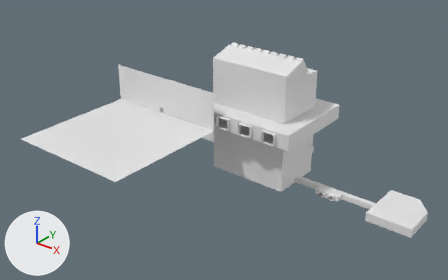
Renders of the FBX model Assets/Meshes/berghain-dream.fbx from each side of a commit.
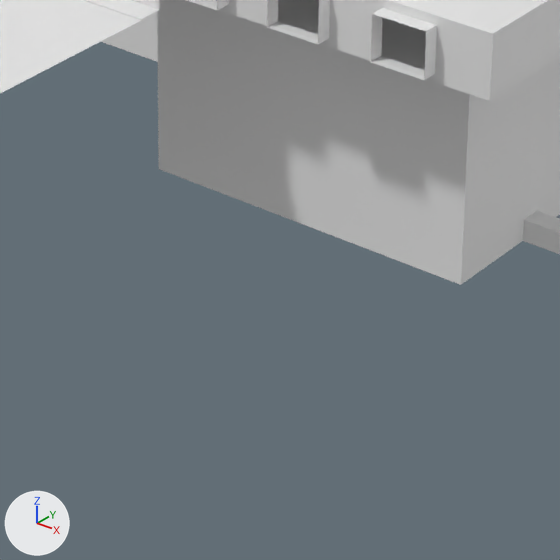
Each version is shown whole from a 50 mm lens placed at (298.1, -430.5, 283.1), pointed at (-27.4, -23.7, 30.9), then close up on the part from 40% to 68% of the width and 46% to 90% of the height. Every picture has the same lights, and +X, +Y and +Z are marked at lower left.

Objects in the first close-up: 'base.001', 'hall', 'outsideGroundStreet', 'outsideSidewalk', 'weirdroom'.
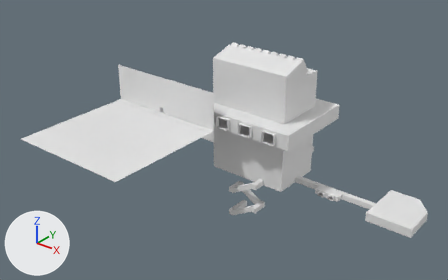
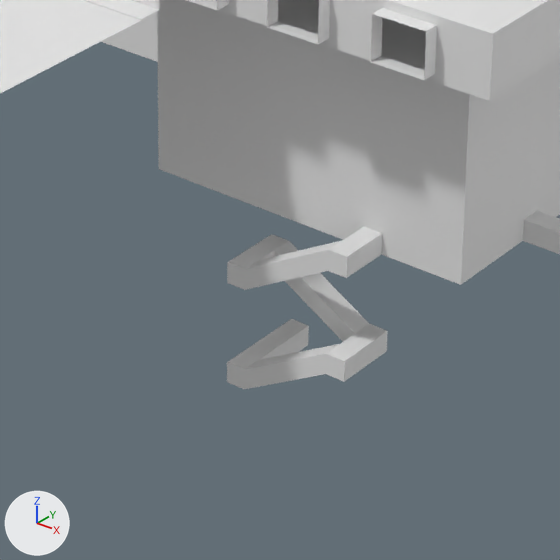
What changed in the scene script:
```text
Change me_cube_030:
    used by ob_base_001; location = (0.0, 0.0, 0.0)
    remove me_cube_030.from_pydata(...)  # 656 vertices, 624 faces; spans x -55.2..54.1, y -45.6..45.6, z 0.0..116.7
    add me_cube_030.from_pydata(...)  # 760 vertices, 728 faces; spans x -55.2..54.1, y -45.6..45.6, z -36.4..116.7
    me_cube_030 part 1
    3 faces are deleted
    6 vertices are added at (-6.0, -37.0, -32.3), (-10.6, -37.0, -32.3), (-10.6, -32.1, -32.3), (-10.6, -14.5, -32.3), (-10.6, -32.1, -35.6), (-10.6, -14.5, -35.6)
    8 new vertices lie (0.0, -7.1, 0.0) away from vertices in x 15.0..19.6, y -25.0, z 0.0..4.9
    6 new vertices lie (0.0, -4.9, 0.0) away from vertices in x 15.0..19.6, y -32.1, z 0.0..4.9
    5 new vertices lie (-21.0, 0.0, -12.2) away from vertices in x 15.0, y -37.0..-32.1, z 0.0..4.9
    6 new vertices lie (-4.6, 0.0, 0.0) away from vertices in x -6.0..19.6, y -37.0..-32.1, z -12.2..4.1
    5 new vertices lie (0.0, 5.1, 0.0) away from vertices in x -10.6..-6.0, y -32.1, z -12.2..-7.3
    6 new vertices lie (0.0, 0.0, -0.7) away from vertices in x -10.6..-6.0, y -37.0..-27.0, z -7.3
    5 new vertices lie (0.0, 5.0, 0.0) away from vertices in x -10.6..-6.0, y -27.0, z -12.2..-7.3
    6 new vertices lie (0.0, 0.0, 0.8) away from vertices in x -10.6..-6.0, y -37.0..-22.0, z -12.2
    6 new vertices lie (21.0, 0.0, -12.1) away from vertices in x -6.0, y -27.0..-22.0, z -12.2..-7.3
    6 new vertices lie (4.6, 0.0, 0.0) away from vertices in x -10.6..15.0, y -27.0..-22.0, z -24.3..-8.0
    5 new vertices lie (0.0, -5.1, 0.0) away from vertices in x 15.0..19.6, y -27.0, z -24.3..-19.4
    6 new vertices lie (0.0, 0.0, -0.8) away from vertices in x 15.0..19.6, y -32.1..-22.0, z -19.4
    5 new vertices lie (0.0, -4.9, 0.0) away from vertices in x 15.0..19.6, y -32.1, z -24.3..-19.4
    6 new vertices lie (-21.0, 0.0, -12.1) away from vertices in x 15.0, y -37.0..-32.1, z -24.3..-19.4
    5 new vertices lie (0.0, 0.0, 0.8) away from vertices in x -6.0..19.6, y -37.0..-27.0, z -36.4..-24.3
    6 new vertices lie (-4.6, 0.0, 0.0) away from vertices in x -6.0..19.6, y -37.0..-32.1, z -36.4..-20.2
    6 new vertices lie (0.0, 17.6, 0.0) away from vertices in x -10.6..-6.0, y -32.1, z -36.4..-31.5
    107 new faces join them
```

Boxes [x1, y1, x2, y2] around the edits, measured in the close-ups (560 x 560 px):
'base.001', reshaped: before [157, 0, 560, 285]; after [157, 0, 560, 389]
part 1 of me_cube_030, built on: before [363, 227, 382, 254]; after [227, 227, 388, 389]
